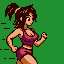
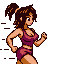
Layers edited between the first and the second 64 × 64 image:
painted on "girl" over bbox(25, 14, 31, 50)
hid "BG" over bbox(0, 0, 64, 64)
